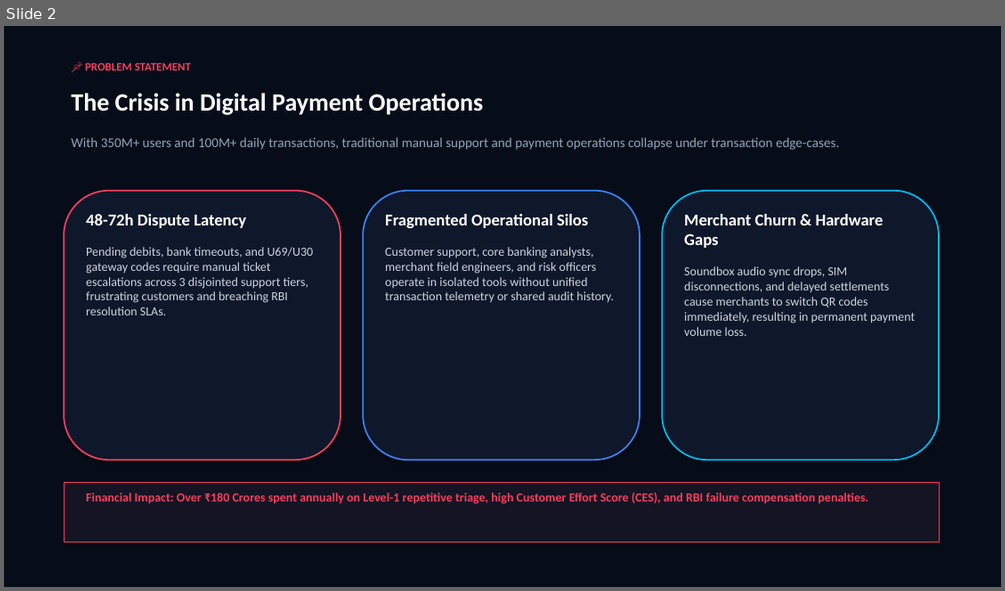
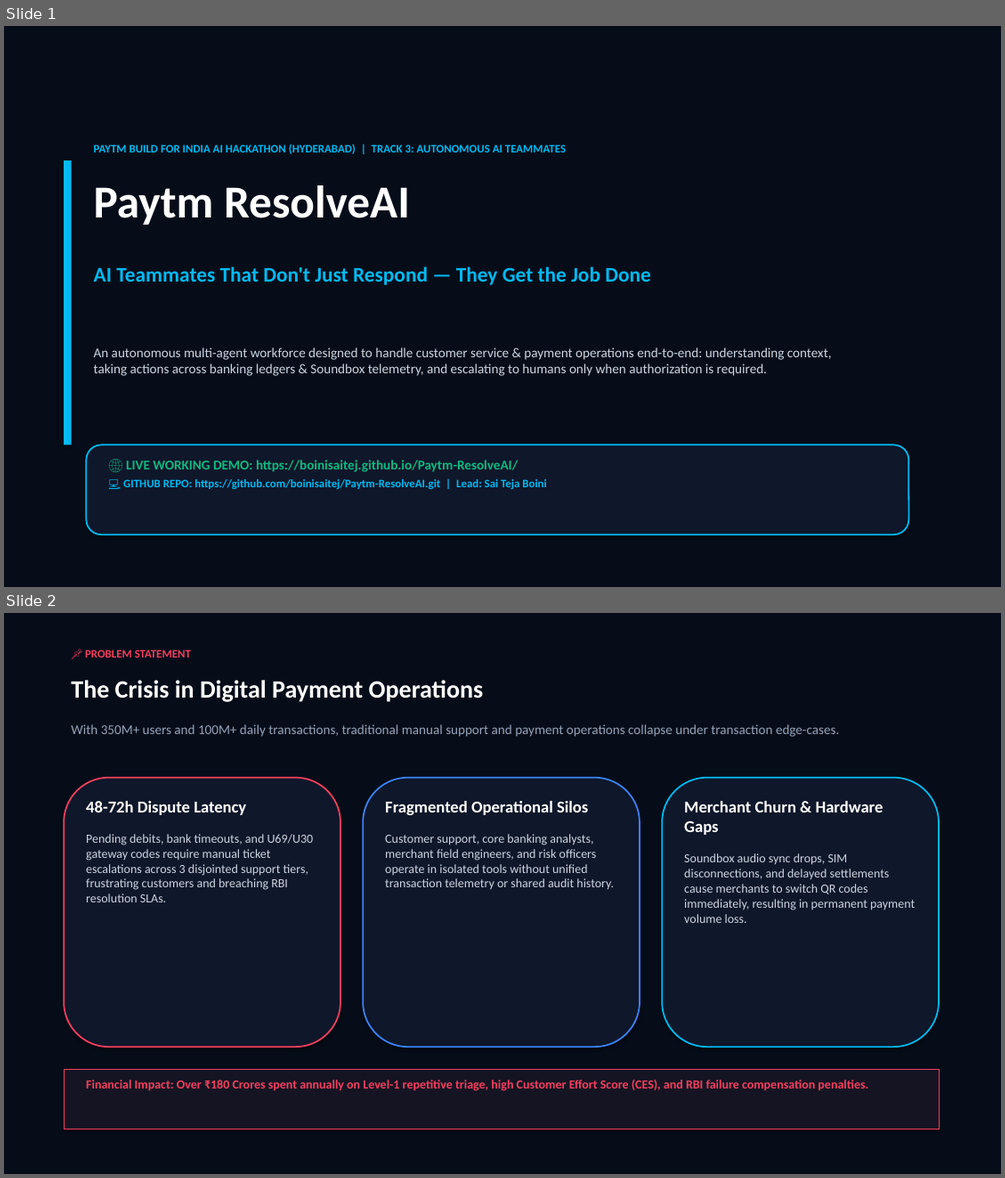
Before and after one commit to boinisaitej/Paytm-ResolveAI, a slide deck: Paytm_ResolveAI_Presentation.pptx. Shown one above the other, each under a label of ours: slide 2 before the commit, slides 1 and 2 after it. The pictures are 1005x591 and 1005x1178 pixels, drawn with LibreOffice and Linux fonts; fonts in the diff are those of the drawing. Boxes give left, top, right and bottom in pixels: in the first picture for what was removed or moved away, otherwise in the second. Text is boxed around its words. In the diff, an @@ line names an element or a change of style, - is before the commit and + after.

Commit message:
feat: add advanced AI intelligence engine (incident clustering, SLA forecaster, cross-agent negotiation), update presentation deck with live demo links for Track 3

```diff
--- a/Paytm_ResolveAI_Presentation.pptx
+++ b/Paytm_ResolveAI_Presentation.pptx
@@ slide 1 added at bbox=[4, 26, 1001, 587], background #FFFFFF @@
@@ rectangle added at bbox=[4, 26, 1001, 587], fill #060D19 @@
@@ text added at bbox=[94, 143, 566, 154], 11 pt, text #00BAF2, bold @@
+PAYTM BUILD FOR INDIA AI HACKATHON (HYDERABAD) | TRACK 3: AUTONOMOUS AI TEAMMATES
@@ rectangle added at bbox=[64, 160, 72, 445], fill #00BAF2 @@
@@ text added at bbox=[94, 185, 410, 224], 44 pt, text #FFFFFF, bold @@
+Paytm ResolveAI
@@ text added at bbox=[94, 266, 651, 285], 20 pt, text #00BAF2, bold @@
+AI Teammates That Don't Just Respond — They Get the Job Done
@@ text added at bbox=[94, 347, 832, 376], 13 pt, text #CBD5E1 @@
+An autonomous multi-agent workforce designed to handle customer service & payment operations end-to-end: understanding context, taking actions across banking ledgers & Soundbox telemetry, and escalating to humans only when authorization is required.
@@ rounded rectangle added at bbox=[86, 445, 909, 534], fill #0F172A, outline #00BAF2 1.5 pt @@
@@ text added at bbox=[123, 459, 546, 489], 11 pt, text #00BAF2, bold @@
+🌐 LIVE WORKING DEMO: https://boinisaitej.github.io/Paytm-ResolveAI/
+💻 GITHUB REPO: https://github.com/boinisaitej/Paytm-ResolveAI.git | Lead: Sai Teja Boini
```
Also in this commit, not shown: 1 slide changed, 1 slide removed, 9 other files.
